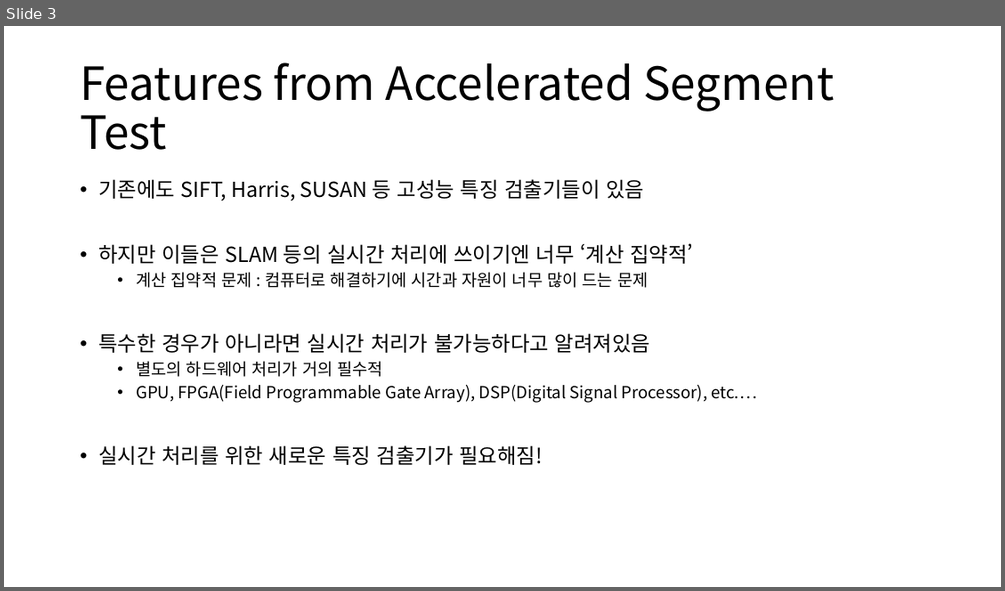
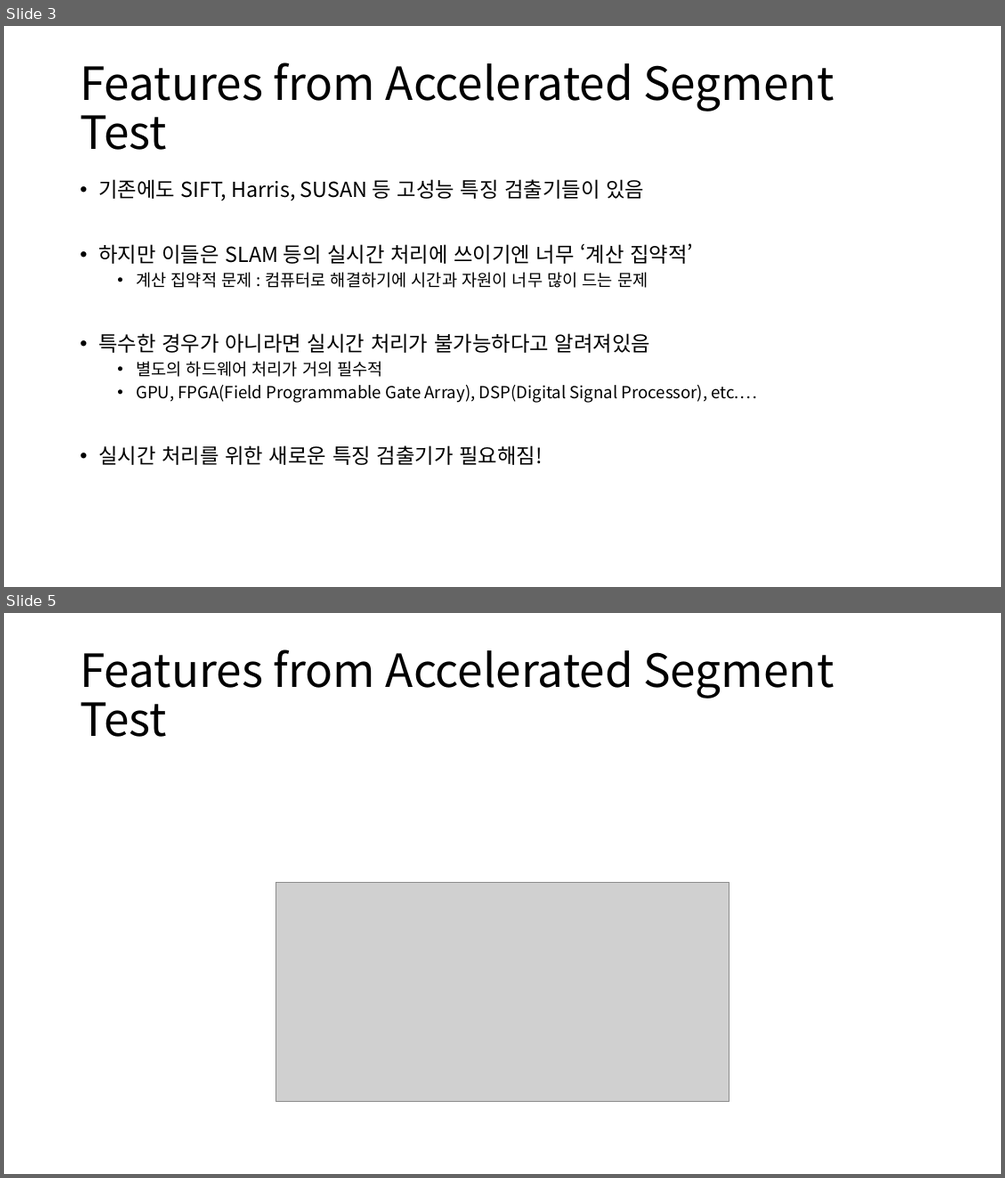
Before and after one commit to hatchling13/miscellaneous, a slide deck: Oriented FAST.pptx. Shown one above the other, each under a label of ours: slide 3 before the commit, slides 3 and 5 after it; the slides between them are not shown. The pictures are 1005x591 and 1005x1178 pixels, drawn with LibreOffice and Linux fonts; fonts in the diff are those of the drawing; grey boxes stand for pictures. Boxes give left, top, right and bottom in pixels: in the first picture for what was removed or moved away, otherwise in the second. Text is boxed around its words. In the diff, an @@ line names an element or a change of style, - is before the commit and + after.

```diff
--- a/Oriented FAST.pptx
+++ b/Oriented FAST.pptx
@@ slide 5 added at box(4, 613, 1001, 1174), background #FFFFFF @@
@@ title added at box(80, 649, 833, 737), 44 pt, text #000000 @@
+Features from Accelerated Segment Test
@@ picture added at box(275, 882, 729, 1102) @@
```
Also in this commit, not shown: 1 slide changed, 2 other slides added.
